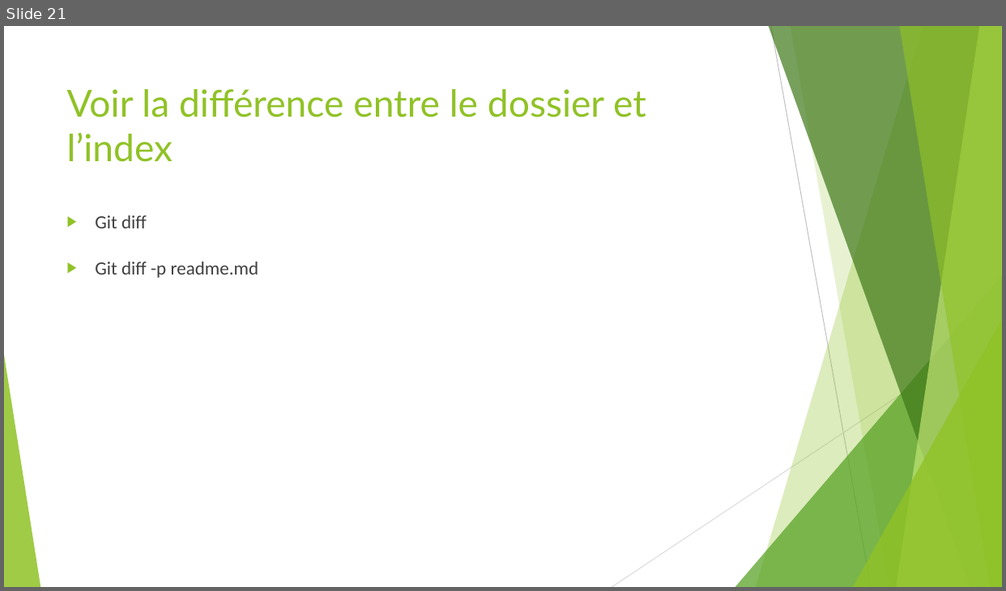
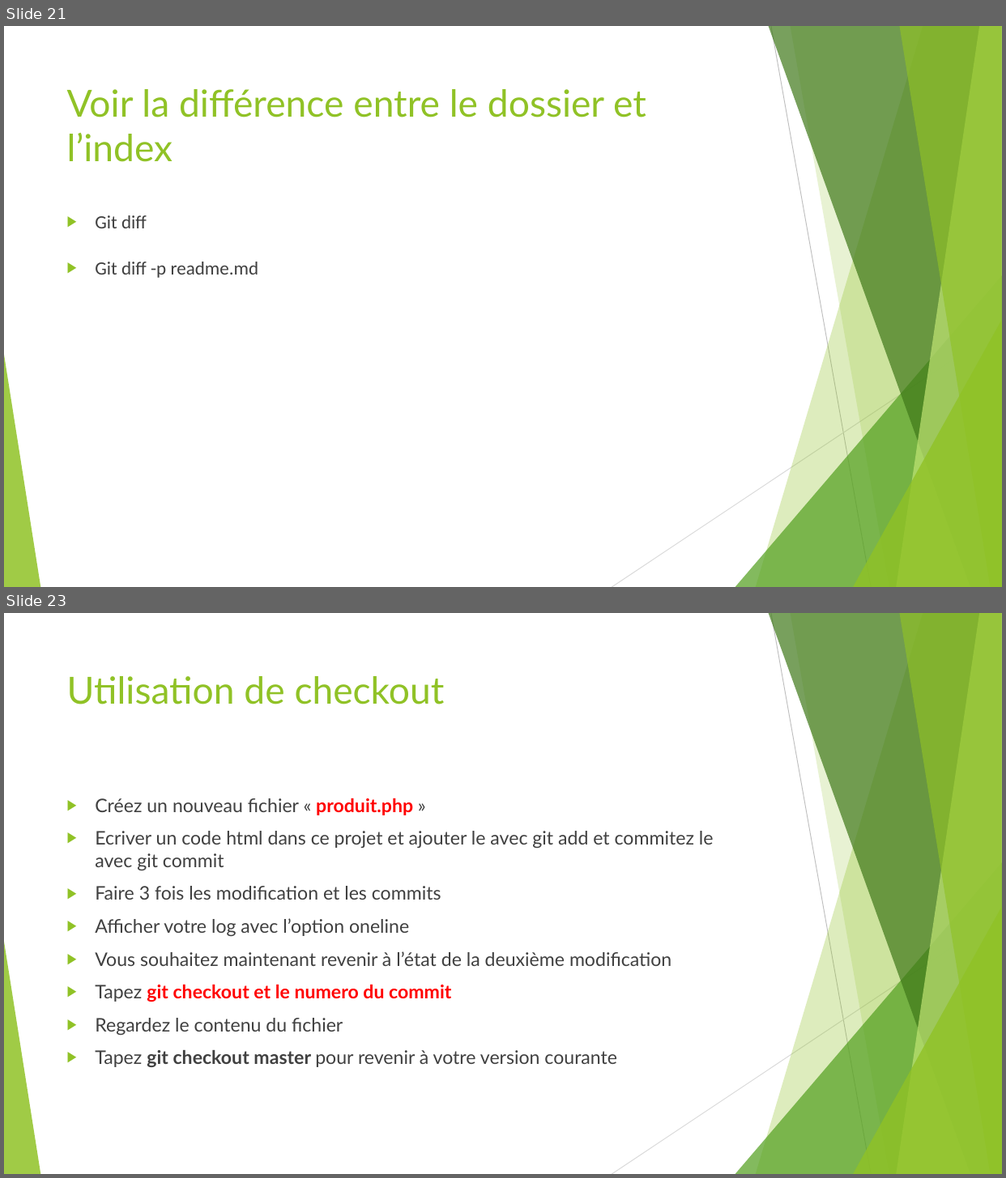
Before and after one commit to ousrah/DEV202, a slide deck: Adopter l'approche Agile/Formation Git.pptx. Shown one above the other, each under a label of ours: slide 21 before the commit, slides 21 and 23 after it; the slides between them are not shown. The pictures are 1006x591 and 1006x1178 pixels, drawn with LibreOffice and Linux fonts; fonts in the diff are those of the drawing. Boxes give left, top, right and bottom in pixels: in the first picture for what was removed or moved away, otherwise in the second. Text is boxed around its words. In the diff, an @@ line names an element or a change of style, - is before the commit and + after.

```diff
--- a/Adopter l'approche Agile/Formation Git.pptx
+++ b/Adopter l'approche Agile/Formation Git.pptx
@@ slide 23 added at bbox=[4, 613, 1002, 1174], background #FFFFFF; not listed: 10 template elements that a slide beside it also shows @@
@@ title added at bbox=[67, 676, 445, 705], 36 pt, text #90C226 @@
+Utilisation de checkout
@@ text added at bbox=[95, 798, 714, 1067], 18 pt, text #404040 @@
+▶ Créez un nouveau fichier « produit.php »
+▶ Ecriver un code html dans ce projet et ajouter le avec git add et commitez le avec git commit
+▶ Faire 3 fois les modification et les commits
+▶ Afficher votre log avec l’option oneline
+▶ Vous souhaitez maintenant revenir à l’état de la deuxième modification
+▶ Tapez git checkout et le numero du commit
+▶ Regardez le contenu du fichier
+▶ Tapez git checkout master pour revenir à votre version courante
```
Also in this commit, not shown: 10 other slides added, 3 other files.
